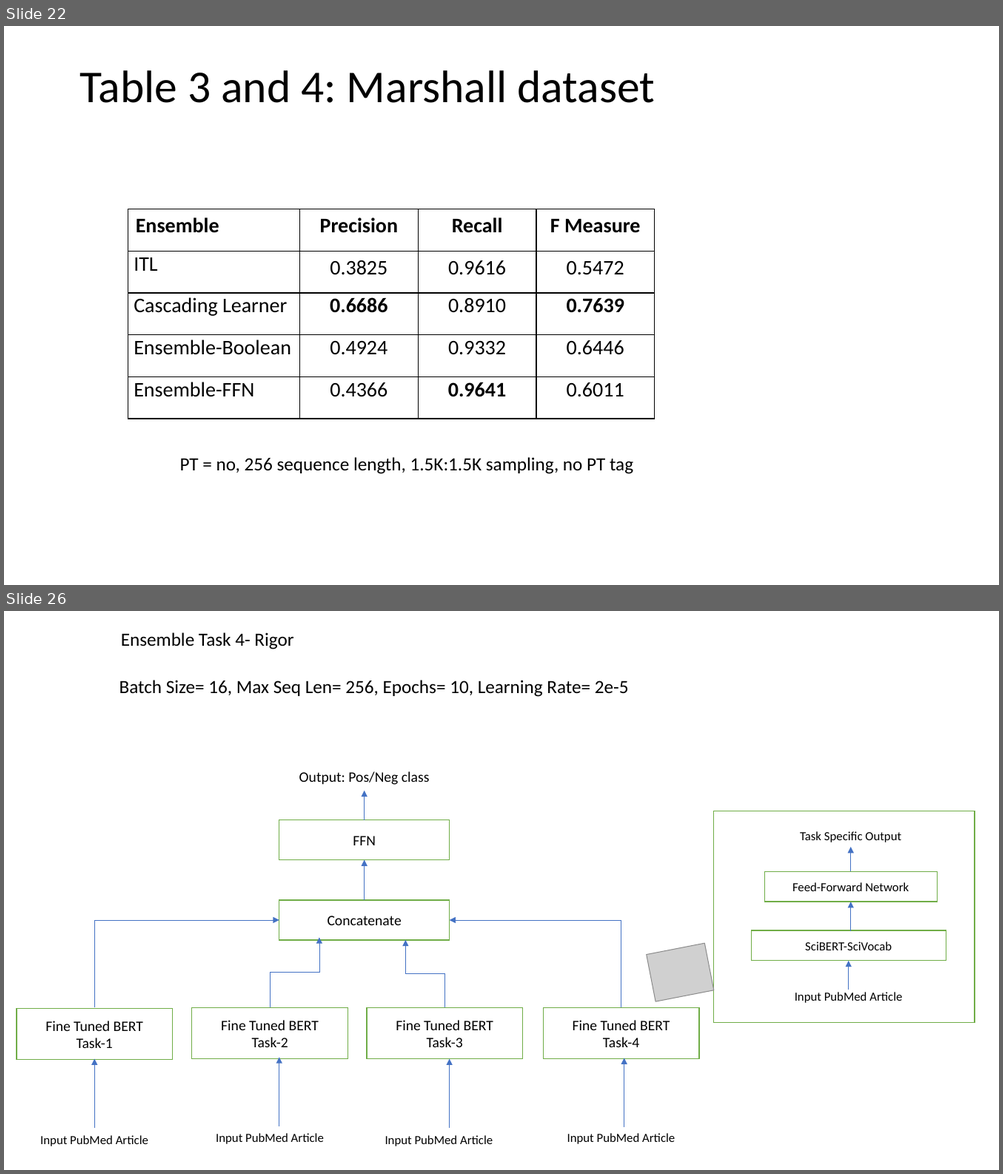
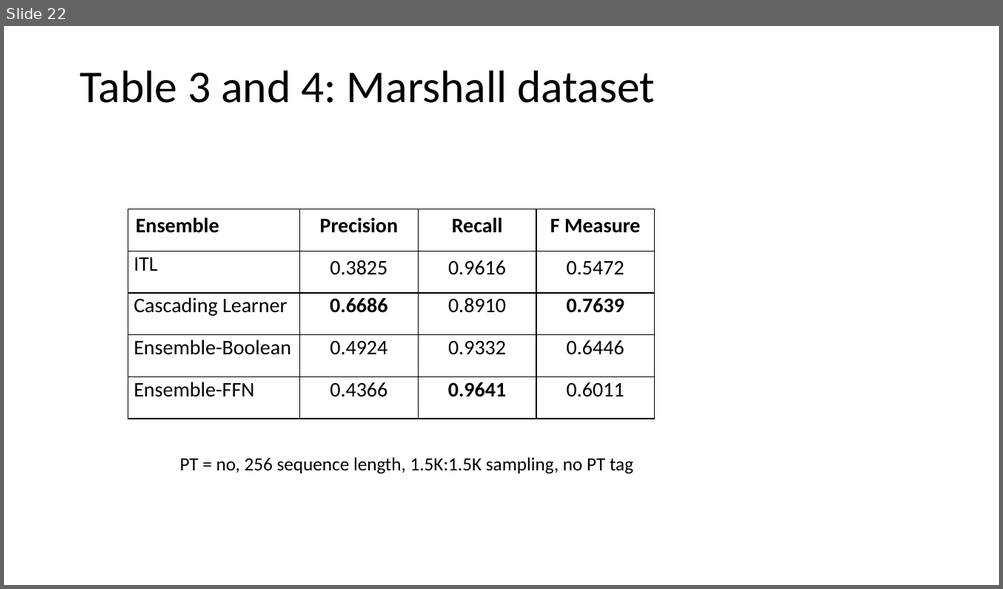
Before and after one commit to md-labs/Clinical_Hedges_BERT, a slide deck: Clinical_Hedges_Architecture.pptx. Shown one above the other, each under a label of ours: slides 22 and 26 before the commit, slide 22 after it; the slides between them are not shown. The pictures are 1003x1174 and 1003x589 pixels, drawn with LibreOffice and Linux fonts; fonts in the diff are those of the drawing; grey boxes stand for pictures. Boxes give left, top, right and bottom in pixels: in the first picture for what was removed or moved away, otherwise in the second. Text is boxed around its words. In the diff, an @@ line names an element or a change of style, - is before the commit and + after.

```diff
--- a/Clinical_Hedges_Architecture.pptx
+++ b/Clinical_Hedges_Architecture.pptx
@@ slide 26 removed at (4, 611, 999, 1170), background #FFFFFF @@
@@ text removed at (121, 632, 293, 649) @@
-Ensemble Task 4- Rigor
@@ text removed at (119, 680, 629, 697) @@
-Batch Size= 16, Max Seq Len= 256, Epochs= 10, Learning Rate= 2e-5
@@ text removed at (299, 772, 430, 785) @@
-Output: Pos/Neg class
@@ arrow removed from (364, 820) to (364, 791) @@
@@ rectangle removed at (279, 820, 449, 860) @@
-FFN
@@ rectangle removed at (714, 811, 975, 1023) @@
@@ text removed at (800, 832, 901, 843) @@
-Task Specific Output
@@ arrow removed from (851, 872) to (851, 847) @@
@@ arrow removed from (364, 900) to (364, 860) @@
@@ rectangle removed at (764, 872, 936, 902) @@
-Feed-Forward Network
@@ elbow arrow removed from (94, 1008) to (279, 920) @@
@@ rectangle removed at (279, 900, 449, 940) @@
-Concatenate
@@ elbow arrow removed from (621, 1008) to (449, 920) @@
@@ arrow removed from (851, 932) to (851, 902) @@
@@ elbow arrow removed from (270, 1008) to (318, 938) @@
@@ elbow arrow removed from (445, 1008) to (405, 940) @@
@@ rectangle removed at (751, 931, 945, 961) @@
-SciBERT-SciVocab
@@ picture removed at (646, 944, 714, 1002) @@
@@ arrow removed from (848, 990) to (848, 961) @@
@@ rectangle removed at (17, 1008, 173, 1060) @@
-Fine Tuned BERT
-Task-1
@@ rectangle removed at (192, 1008, 348, 1059) @@
-Fine Tuned BERT
-Task-2
@@ rectangle removed at (367, 1008, 523, 1059) @@
-Fine Tuned BERT
-Task-3
@@ rectangle removed at (543, 1008, 699, 1059) @@
-Fine Tuned BERT
-Task-4
@@ text removed at (794, 992, 902, 1003) @@
-Input PubMed Article
@@ arrow removed from (94, 1129) to (94, 1059) @@
@@ arrow removed from (279, 1127) to (279, 1058) @@
@@ arrow removed from (449, 1129) to (449, 1059) @@
@@ arrow removed from (624, 1128) to (624, 1059) @@
@@ text removed at (40, 1136, 148, 1147) @@
-Input PubMed Article
@@ text removed at (216, 1133, 324, 1145) @@
-Input PubMed Article
@@ text removed at (385, 1136, 492, 1147) @@
-Input PubMed Article
@@ text removed at (567, 1133, 674, 1145) @@
-Input PubMed Article
```
Also in this commit, not shown: 8 other slides removed, 9 other files.
